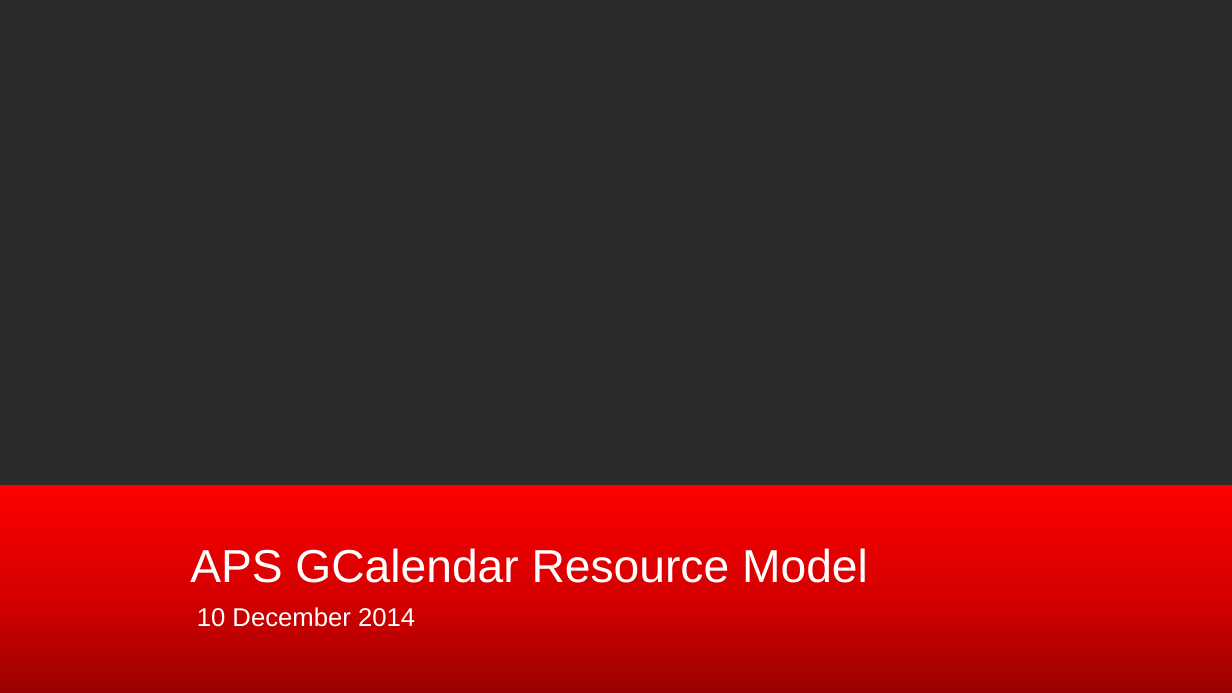
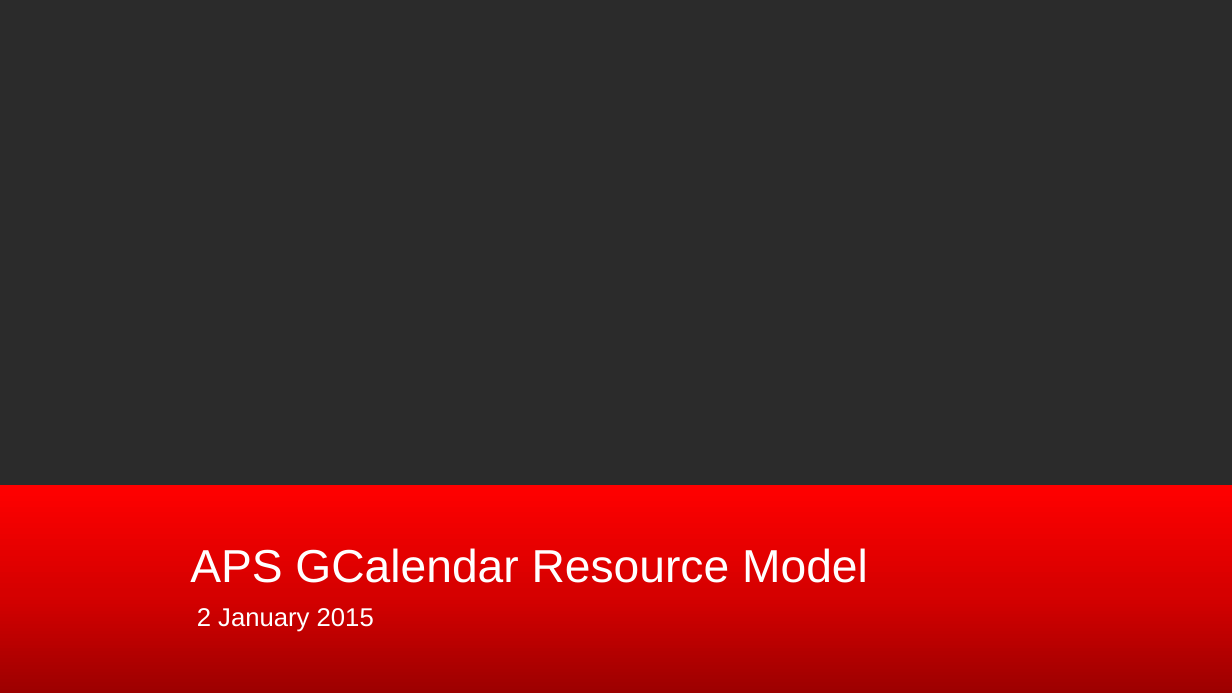
Before and after one commit to gear54rus/gcalendar, a slide deck: slide 1 of package/doc/Resource Model.pptx. Drawn at 1232x693 pixels with LibreOffice and Linux fonts; fonts in the diff are those of the drawing; background and template pictures are left out; a plain dark background stands for a picture behind light text. Boxes give left, top, right and bottom in pixels: in the first picture for what was removed or moved away, otherwise in the second. Text is boxed around its words. In the diff, an @@ line names an element or a change of style, - is before the commit and + after.

Commit message:
Fixed resource model
- Added calendar.new view prototype
- Fixed minor mistake in getService()

```diff
--- a/package/doc/Resource Model.pptx
+++ b/package/doc/Resource Model.pptx
@@ subtitle at <box>197,608,374,632</box>: text changed @@
-10 December 2014
+2 January 2015
```
Also in this commit, not shown: 1 other slide changed, 5 other files.
